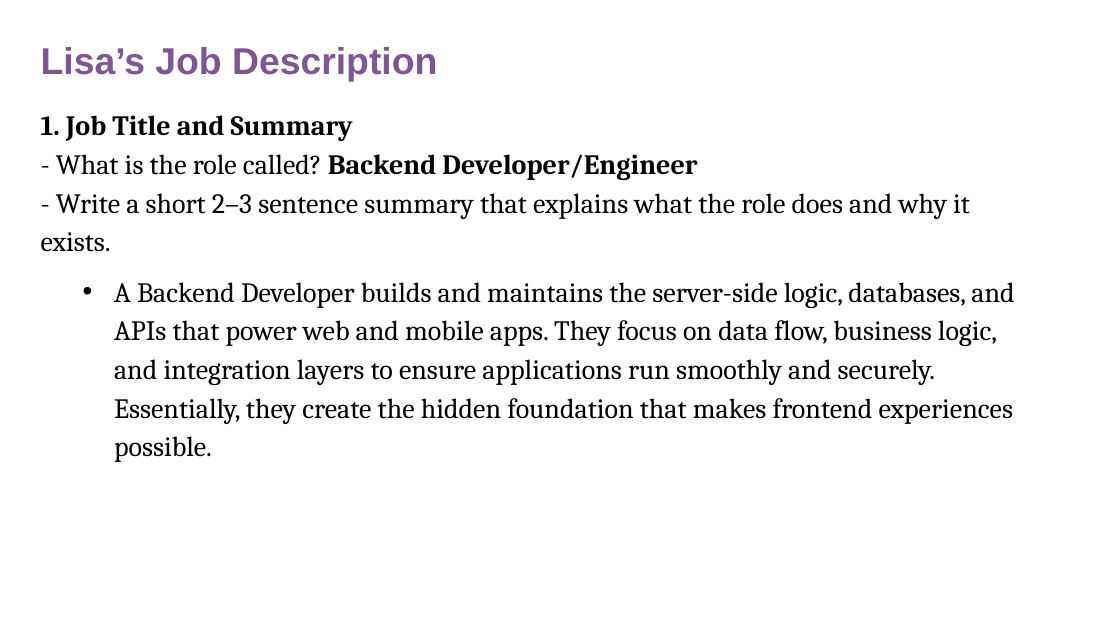
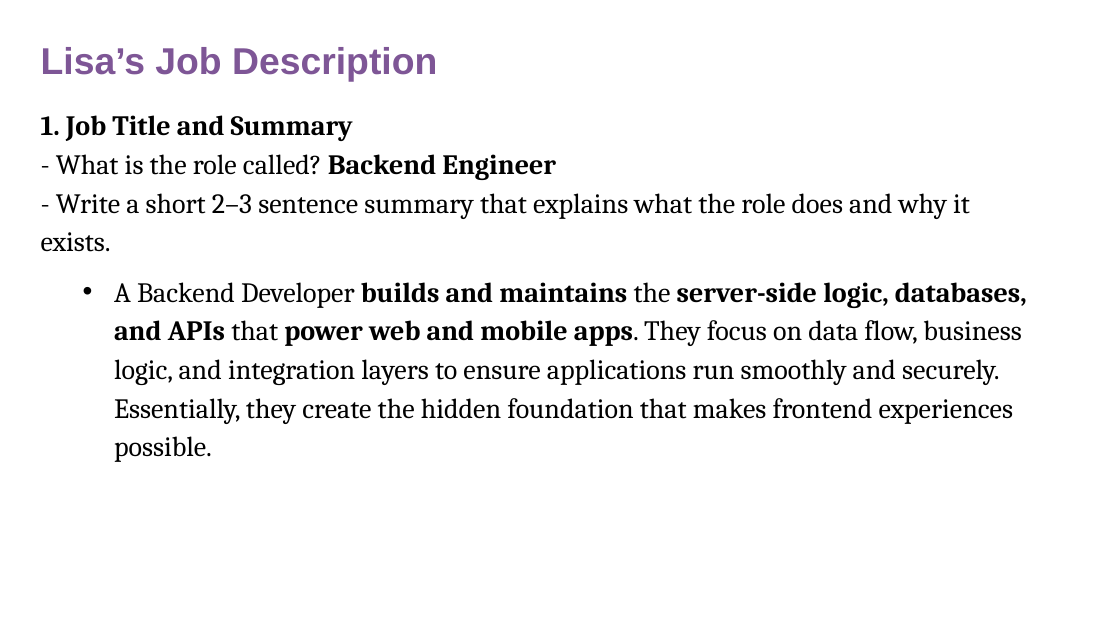
Before and after one commit to lisah246/DAE-Folder, a slide deck: slide 2 of Semester 2/Job Description.pptx. Drawn at 1120x630 pixels with LibreOffice and Linux fonts; fonts in the diff are those of the drawing; background and template pictures are left out. Boxes give left, top, right and bottom in pixels: in the first picture for what was removed or moved away, otherwise in the second. Text is boxed around its words. In the diff, an @@ line names an element or a change of style, - is before the commit and + after.

```diff
--- a/Semester 2/Job Description.pptx
+++ b/Semester 2/Job Description.pptx
@@ text at [41,115,970,252]: text changed @@
-1. Job Title and Summary
-- What is the role called? Backend Developer/Engineer
-- Write a short 2–3 sentence summary that explains what the role does and why it exists.
+1. Job Title and Summary
+- What is the role called? Backend Engineer
+- Write a short 2–3 sentence summary that explains what the role does and why it exists.
@@ text at [114,282,1027,462]: bold on in "builds and maintains server-side logic, databases, and ..." @@
```
Also in this commit, not shown: 2 other slides changed, 1 slide added, 2 other files.
